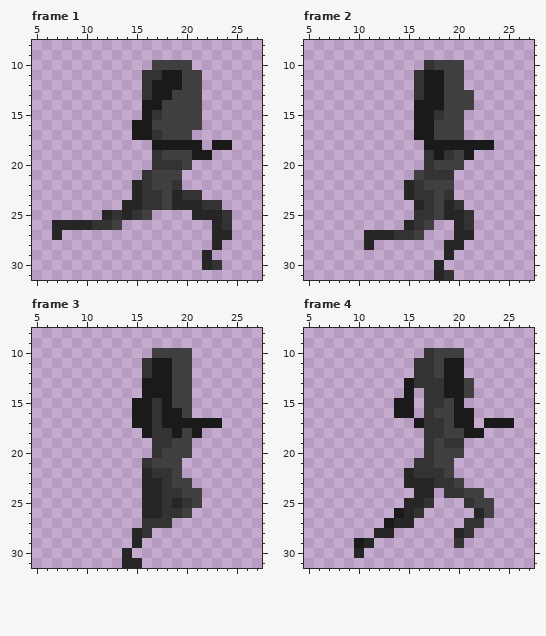
Two states of a pixel-art file, aseperite textures/run cycle.ase. This is how it looked before the edit.
32x32 pixels, 8 frames. Shown: frame 1: x 5..27, y 8..31; frame 2: x 5..27, y 8..31; frame 3: x 5..27, y 8..31; frame 4: x 5..27, y 8..31. The commit also changed other frames, which this record leaves out.
After:
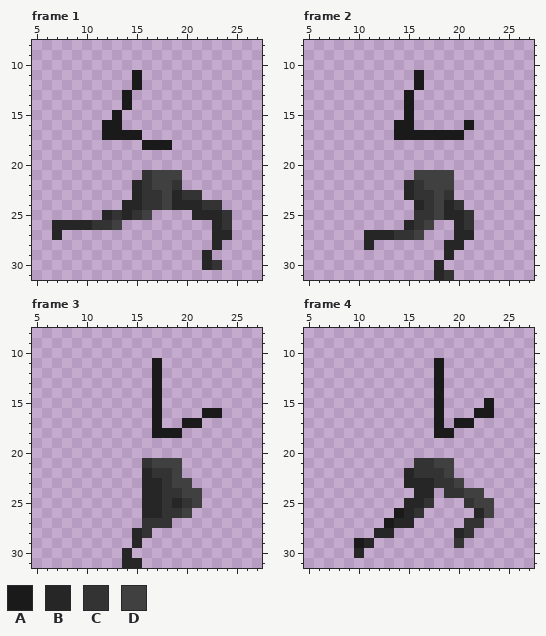
Palette (. is transparent): A #1a1a1a  B #262626  C #333333  D #404040
Edits made:
layer "left arm" now hidden
layer "right arm" now hidden
layer "right arm new" added
Frame 1:
There is now colour A in rows 11 to 12 at x 15; in rows 13 to 14 at x 14; in row 15 at x 13; in row 16 at x 12 to 13; in row 17 at x 12 to 14; in row 18 at x 16.
Colour A is gone in row 11 at x 18 to 19; in row 12 at x 17 to 19; in row 13 at x 17 to 18; in row 14 at x 16 to 17; in row 15 at x 16; in row 16 at x 15 to 16.
Colour A is gone in row 17 at x 16; in row 18 at x 19 to 21 and 23 to 24; in row 19 at x 21 to 22.
Colour C is gone in row 11 at x 16 to 17; in rows 12 to 13 at x 16; in row 15 at x 17; in row 17 at x 17; in row 19 at x 17; in row 20 at x 17 to 19.
Colour D is gone in row 10 at x 17 to 20; in rows 11 to 12 at x 20 to 21; in row 13 at x 19 to 21; in rows 14 to 15 at x 18 to 21; in row 16 at x 17 to 21; in row 17 at x 18 to 20.
Colour D is gone in row 19 at x 18 to 20; in row 20 at x 20.
Frame 2:
There is now colour A in rows 13 to 15 at x 15; in row 16 at x 14 to 15 and 21; in row 17 at x 14 to 15.
The edit turns colour C into colour A in rows 11 to 12 at x 16.
The edit turns colour D into colour A in row 17 at x 18 to 20.
The edit turns colour C into colour D in row 21 at x 17 to 19.
Colour A is gone in rows 11 to 13 at x 17 to 18; in row 14 at x 16 to 18; in rows 15 to 16 at x 16 to 17; in row 18 at x 17 to 23; in row 19 at x 18 and 21.
Colour C is gone in row 10 at x 17; in row 13 at x 16; in row 15 at x 18; in row 19 at x 17 and 19; in row 20 at x 17.
Colour D is gone in row 10 at x 18 to 20; in rows 11 to 12 at x 19 to 20; in rows 13 to 14 at x 19 to 21; in row 15 at x 19 to 20; in row 16 at x 18 to 20; in row 19 at x 20.
Colour D is gone in row 20 at x 18 to 20.
Frame 3:
There is now colour A in row 16 at x 22 to 23.
The edit turns colour C into colour A in rows 15 to 17 at x 17; in row 18 at x 17 to 18.
Colour A is gone in rows 11 to 12 at x 18; in rows 13 to 14 at x 16 and 18; in row 15 at x 15 to 16 and 18; in row 16 at x 15 to 16 and 18 to 19; in row 17 at x 15 to 16, 18 to 19 and 22 to 23; in row 18 at x 16 and 21.
Colour C is gone in rows 11 to 12 at x 16; in row 19 at x 17 to 18; in row 20 at x 17.
Colour D is gone in row 10 at x 17 to 20; in rows 11 to 15 at x 19 to 20; in row 16 at x 20; in row 18 at x 20; in row 19 at x 19 to 20; in row 20 at x 18 to 20.
Frame 4:
There is now colour A in row 15 at x 23; in row 16 at x 22 to 23.
The edit turns colour C into colour A in rows 13 to 15 at x 18; in rows 17 to 18 at x 18.
The edit turns colour D into colour A in rows 11 to 12 at x 18; in row 16 at x 18; in row 18 at x 19.
Colour A is gone in rows 11 to 12 at x 19 to 20; in rows 13 to 14 at x 15 and 19 to 20; in row 15 at x 14 to 15 and 20; in row 16 at x 14 to 15 and 20 to 21; in row 17 at x 16 and 23 to 25; in row 18 at x 21 to 22.
Colour C is gone in row 10 at x 17; in rows 11 to 13 at x 16 to 17; in rows 14 to 18 at x 17; in row 19 at x 17 and 19 to 20; in row 20 at x 17.
Colour D is gone in row 10 at x 18 to 20; in rows 13 to 14 at x 21; in rows 15 to 17 at x 19; in row 18 at x 20; in row 19 at x 18; in row 20 at x 18 to 20.
